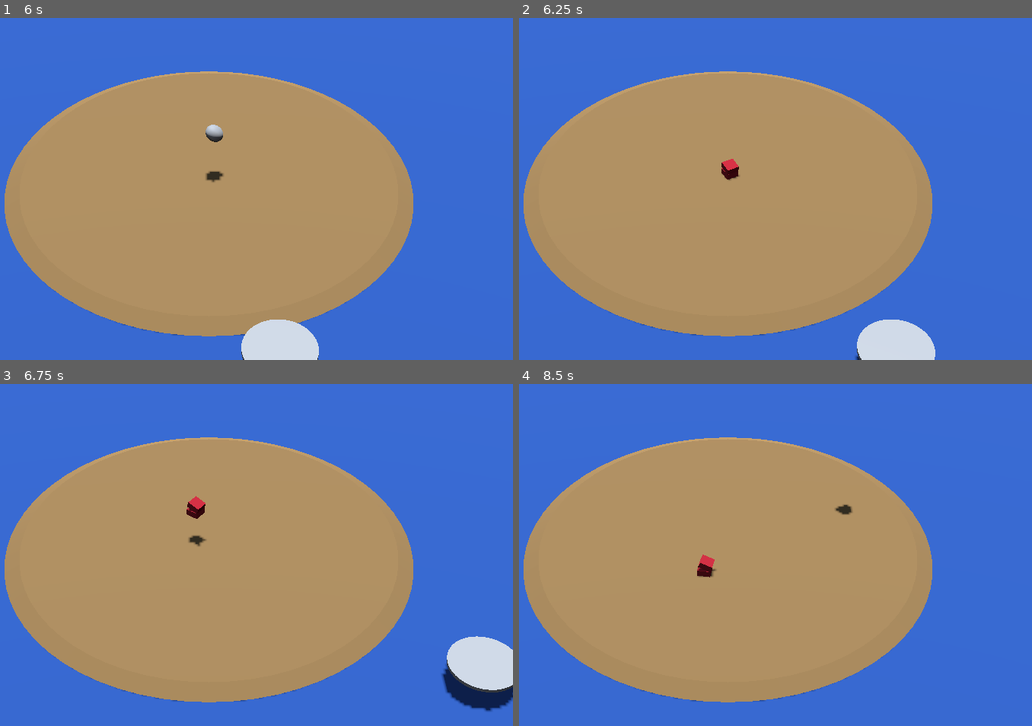
Above: before the commit, frames 1-4 (two rows, left to right).
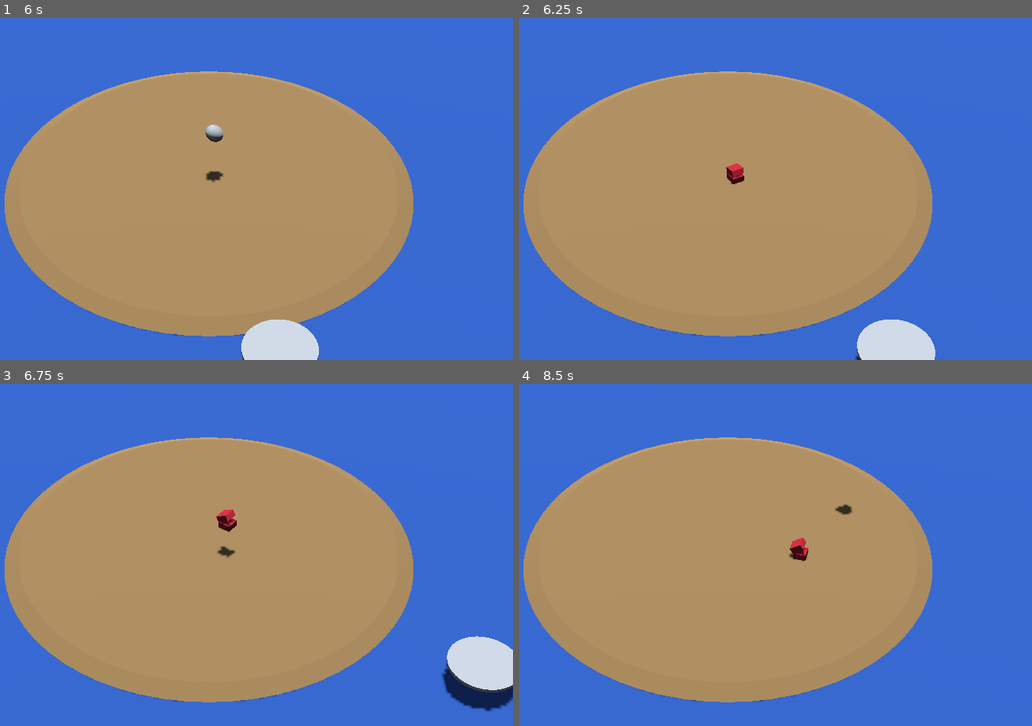
Above: after the commit, the same moments.

Repository: nikolajbaer/ldj56
Game: Godot game, scene res://root.tscn
Two runs of this game, one before a commit and one after it. Both use one fixed random seed, a clock stepped at 60 frames per second and the inputs below.
Inputs:
- Up to frame 1 (6 s): tap Enter (ui_accept) at 0.5, 0.77, 1.52, 2.75, 3.02, 3.5, 3.77, 4.52 s; hold Right (right) 0.53-1.28 s; hold Down (down) 1.28-2.03 s; hold Right (right) 2.03-2.78 s; hold Up (ui_up) 2.78-3.53 s; hold Left (left) 3.53-5.03 s; hold Down (down) 5.03-5.78 s; hold Right (right) from 5.78 s (still down)
- Up to frame 2 (6.25 s): keep holding Right (right); tap Enter (ui_accept) at 6.02 s
- Up to frame 3 (6.75 s): release Right (right) at 6.53 s; hold Up (ui_up) from 6.53 s (still down)
- Up to frame 4 (8.5 s): tap Enter (ui_accept) at 6.77, 7.52 s; release Up (ui_up) at 7.28 s; hold Right (right) 7.28-8.03 s; hold Down (down) from 8.03 s (still down)

Frame 1 is identical in both runs. In frame 2, 0.2% of the frame differs, in the area x 39-44%, y 41-49%; in frame 3, 0.5%, in the area x 36-47%, y 32-51%; in frame 4, 0.4%.

Commit message:
full commit

Diff:
--- a/creature.gd
+++ b/creature.gd
@@ -19,26 +19,17 @@
 	if not is_on_floor():
 		velocity += get_gravity() * delta
 	else:
+		# random cute little hop
 		if randf() < 0.01:
 			velocity.y = JUMP_VELOCITY
 
-	# Get the input direction and handle the movement/deceleration.
-	# As good practice, you should replace UI actions with custom gameplay actions.
-	#var input_dir := Input.get_vector("ui_left", "ui_right", "ui_up", "ui_down")
-	var dir = Vector3(0,0,0)
+	# look at our target at the same Y-plane
 	var target_same_plane = Vector3(target.position.x,self.position.y,target.position.z)
-	if target:
-		var dist_to = target_same_plane - self.position
-		if dist_to.length() > 5:
-			dir = dist_to
-			self.look_at(target_same_plane)
-	if dir.length():
-		var direction := (transform.basis * Vector3(dir.x, 0, dir.z)).normalized()
-		if direction:
-			velocity.x = direction.x * SPEED
-			velocity.z = direction.z * SPEED
-		else:
-			velocity.x = move_toward(velocity.x, 0, SPEED)
-			velocity.z = move_toward(velocity.z, 0, SPEED)
+	self.look_at(target_same_plane)
+	#var dist_to = target_same_plane - self.position
+
+	var direction := -transform.basis.z.normalized()
+	velocity.x = direction.x * SPEED
+	velocity.z = direction.z * SPEED
 
 	move_and_slide()
--- a/creature.tscn
+++ b/creature.tscn
@@ -34,7 +34,7 @@
 "times": PackedFloat32Array(0, 0.466667, 1),
 "transitions": PackedFloat32Array(1, 1, 1),
 "update": 0,
-"values": [Vector3(0, 0, 0), Vector3(-0.4467, 0, 0), Vector3(0, 0, 0)]
+"values": [Vector3(0, 0, 0), Vector3(0.718692, 0, 0), Vector3(0, 0, 0)]
 }
 
 [sub_resource type="AnimationLibrary" id="AnimationLibrary_e6h50"]
@@ -55,10 +55,10 @@
 surface_material_override/0 = ExtResource("1_pjb8w")
 
 [node name="Node3D" type="Node3D" parent="."]
-transform = Transform3D(1, 0, 0, 0, 1, 0, 0, 0, 1, 0, 0.2, -0.2)
+transform = Transform3D(1, 0, 0, 0, 1, 0, 0, 0, 1, 0, 0.2, 0.2)
 
 [node name="MeshInstance3D2" type="MeshInstance3D" parent="Node3D"]
-transform = Transform3D(1, 0, 0, 0, 1, 0, 0, 0, 1, 0, 0.1, 0.2)
+transform = Transform3D(1, 0, 0, 0, 1, 0, 0, 0, 1, 0, 0.1, -0.2)
 mesh = SubResource("BoxMesh_nv7pj")
 skeleton = NodePath("../..")
 surface_material_override/0 = ExtResource("1_pjb8w")
Not shown, added: README.md
